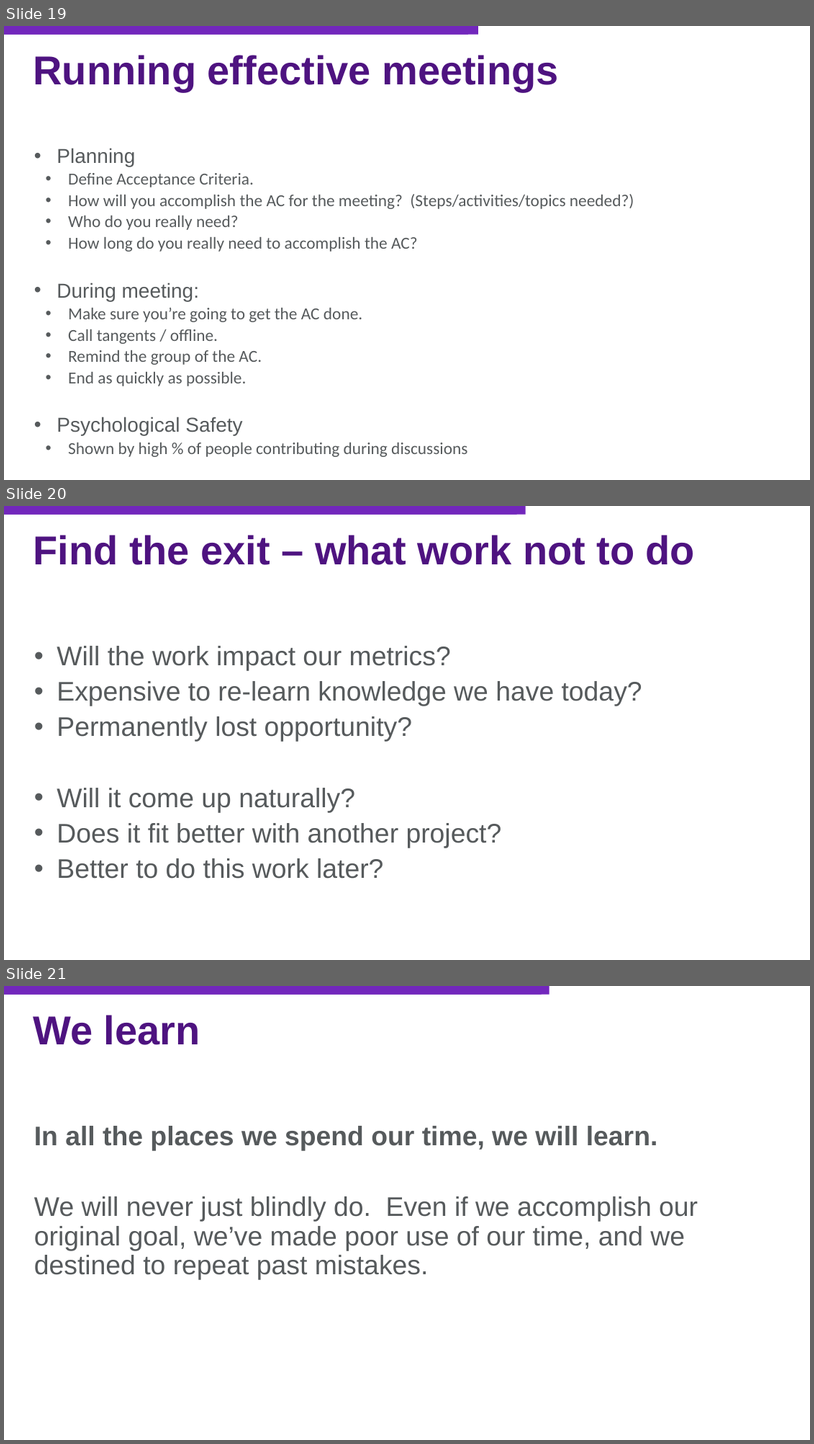
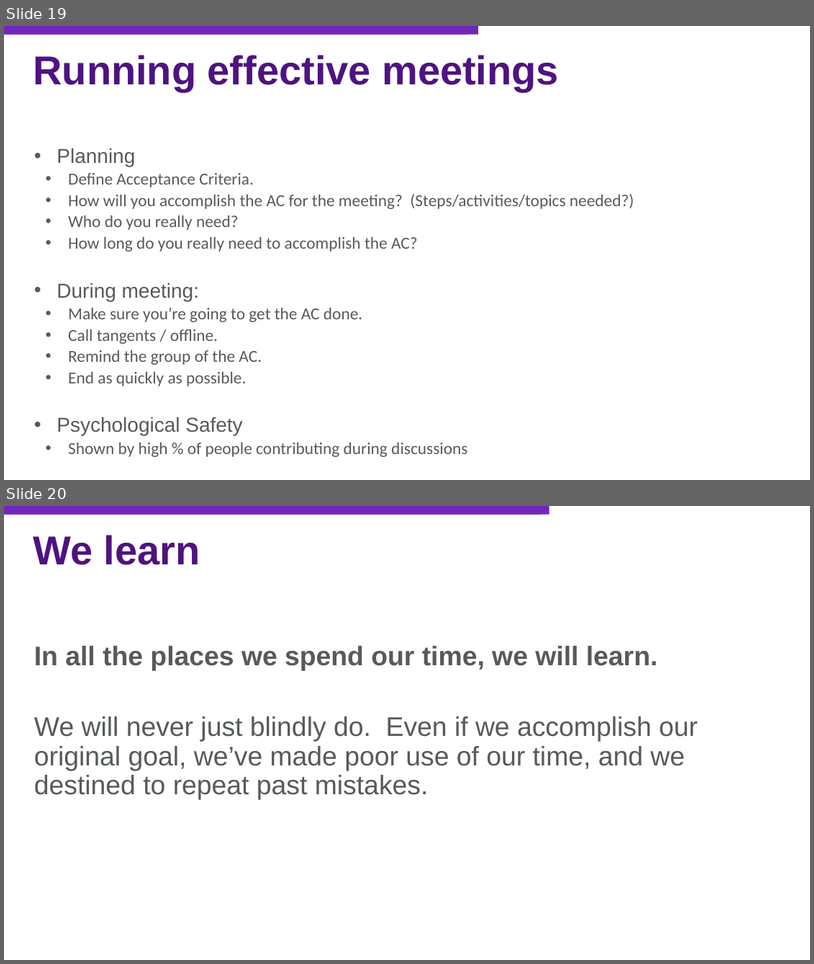
Before and after one commit to jasonjwood/presentations, a slide deck: InFusion2016 - Getting It Done - Jason Wood.pptx. Shown one above the other, each under a label of ours: slides 19, 20 and 21 before the commit, slides 19 and 20 after it. The pictures are 814x1444 and 814x964 pixels, drawn with LibreOffice and Linux fonts; fonts in the diff are those of the drawing; background and template pictures are left out. Boxes give left, top, right and bottom in pixels: in the first picture for what was removed or moved away, otherwise in the second. Text is boxed around its words. In the diff, an @@ line names an element or a change of style, - is before the commit and + after.

```diff
--- a/InFusion2016 - Getting It Done - Jason Wood.pptx
+++ b/InFusion2016 - Getting It Done - Jason Wood.pptx
@@ slide 20 removed at (x1=4, y1=506, x2=810, y2=960), background picture (left out) @@
@@ rectangle removed at (x1=4, y1=506, x2=526, y2=515) @@
@@ rectangle removed at (x1=4, y1=506, x2=517, y2=515) @@
@@ title removed at (x1=34, y1=535, x2=695, y2=565) @@
-Find the exit – what work not to do
@@ text removed at (x1=57, y1=646, x2=643, y2=878) @@
-• Will the work impact our metrics?
-• Expensive to re-learn knowledge we have today?
-• Permanently lost opportunity?
-• Will it come up naturally?
-• Does it fit better with another project?
-• Better to do this work later?
@@ what was slide 21 is now slide 20 @@
```
Also in this commit, not shown: 1 slide changed, 2 other slides removed.
